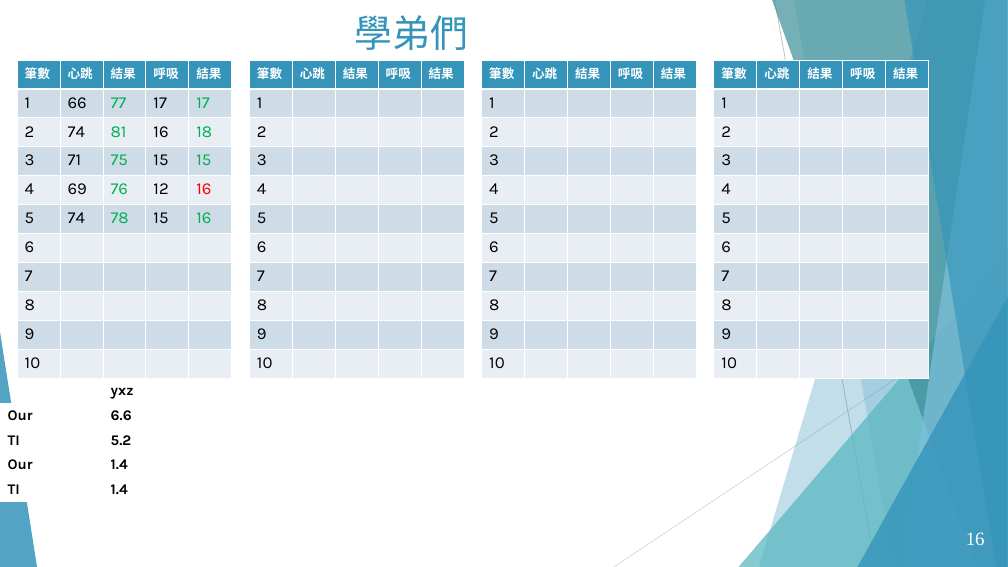
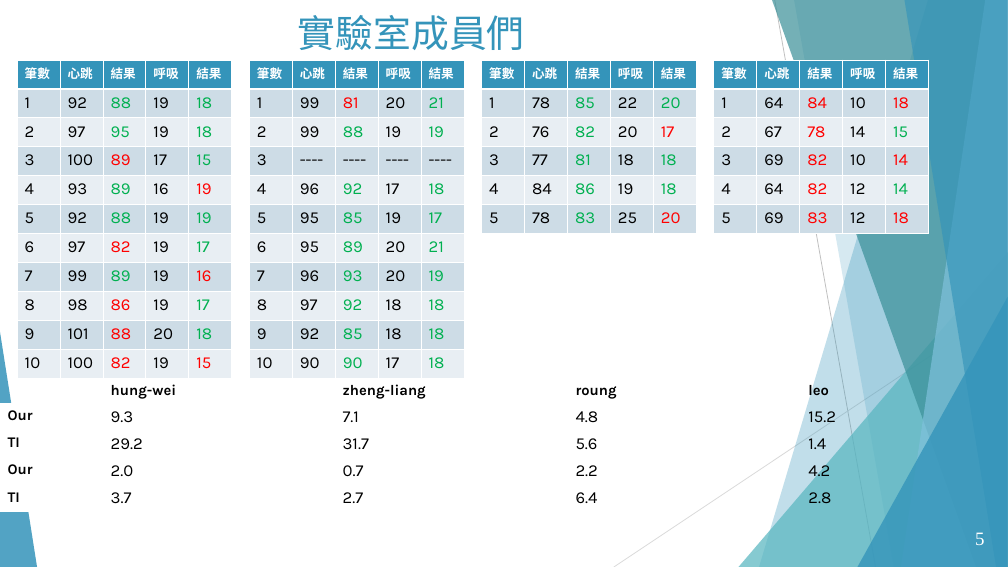
Before and after one commit to ananzeng/mmwave_vsd, a slide deck: slide 5 of 資料庫分析.pptx (slide 16 before the commit). Drawn at 1008x567 pixels with LibreOffice and Linux fonts; fonts in the diff are those of the drawing; background and template pictures are left out. Boxes give left, top, right and bottom in pixels: in the first picture for what was removed or moved away, otherwise in the second. Text is boxed around its words. In the diff, an @@ line names an element or a change of style, - is before the commit and + after.

```diff
--- a/資料庫分析.pptx
+++ b/資料庫分析.pptx
@@ title at <box>298,15,525,50</box>: text changed @@
-學弟們
+實驗室成員們
@@ table at <box>17,60,233,378</box> @@
-row 2: 1 | 66 | 77 | 17 | 17
+row 2: 1 | 92 | 88 | 19 | 18
-row 3: 2 | 74 | 81 | 16 | 18
+row 3: 2 | 97 | 95 | 19 | 18
-row 4: 3 | 71 | 75 | 15 | 15
+row 4: 3 | 100 | 89 | 17 | 15
-row 5: 4 | 69 | 76 | 12 | 16
+row 5: 4 | 93 | 89 | 16 | 19
-row 6: 5 | 74 | 78 | 15 | 16
+row 6: 5 | 92 | 88 | 19 | 19
-row 7: 6 |  |  |  | 
+row 7: 6 | 97 | 82 | 19 | 17
-row 8: 7 |  |  |  | 
+row 8: 7 | 99 | 89 | 19 | 16
-row 9: 8 |  |  |  | 
+row 9: 8 | 98 | 86 | 19 | 17
-row 10: 9 |  |  |  | 
+row 10: 9 | 101 | 88 | 20 | 18
-row 11: 10 |  |  |  | 
+row 11: 10 | 100 | 82 | 19 | 15
@@ table at <box>250,60,465,378</box> @@
-row 2: 1 |  |  |  | 
+row 2: 1 | 99 | 81 | 20 | 21
-row 3: 2 |  |  |  | 
+row 3: 2 | 99 | 88 | 19 | 19
-row 4: 3 |  |  |  | 
+row 4: 3 | ---- | ---- | ---- | ----
-row 5: 4 |  |  |  | 
+row 5: 4 | 96 | 92 | 17 | 18
-row 6: 5 |  |  |  | 
+row 6: 5 | 95 | 85 | 19 | 17
-row 7: 6 |  |  |  | 
+row 7: 6 | 95 | 89 | 20 | 21
-row 8: 7 |  |  |  | 
+row 8: 7 | 96 | 93 | 20 | 19
-row 9: 8 |  |  |  | 
+row 9: 8 | 97 | 92 | 18 | 18
-row 10: 9 |  |  |  | 
+row 10: 9 | 92 | 85 | 18 | 18
-row 11: 10 |  |  |  | 
+row 11: 10 | 90 | 90 | 17 | 18
@@ table at <box>482,60,697,234</box> @@
-row 2: 1 |  |  |  | 
-row 3: 2 |  |  |  | 
-row 4: 3 |  |  |  | 
-row 5: 4 |  |  |  | 
-row 6: 5 |  |  |  | 
-row 7: 6 |  |  |  | 
-row 8: 7 |  |  |  | 
-row 9: 8 |  |  |  | 
-row 10: 9 |  |  |  | 
-row 11: 10 |  |  |  | 
+row 2: 1 | 78 | 85 | 22 | 20
+row 3: 2 | 76 | 82 | 20 | 17
+row 4: 3 | 77 | 81 | 18 | 18
+row 5: 4 | 84 | 86 | 19 | 18
+row 6: 5 | 78 | 83 | 25 | 20
@@ table at <box>714,60,929,234</box> @@
-row 2: 1 |  |  |  | 
-row 3: 2 |  |  |  | 
-row 4: 3 |  |  |  | 
-row 5: 4 |  |  |  | 
-row 6: 5 |  |  |  | 
-row 7: 6 |  |  |  | 
-row 8: 7 |  |  |  | 
-row 9: 8 |  |  |  | 
-row 10: 9 |  |  |  | 
-row 11: 10 |  |  |  | 
+row 2: 1 | 64 | 84 | 10 | 18
+row 3: 2 | 67 | 78 | 14 | 15
+row 4: 3 | 69 | 82 | 10 | 14
+row 5: 4 | 64 | 82 | 12 | 14
+row 6: 5 | 69 | 83 | 12 | 18
@@ table at <box>0,378,929,514</box> @@
-row 1:  | yxz |  |  | 
+row 1:  | hung-wei | zheng-liang | roung | leo
-row 2: Our | 6.6 |  |  | 
+row 2: Our | 9.3 | 7.1 | 4.8 | 15.2
-row 3: TI | 5.2 |  |  | 
+row 3: TI | 29.2 | 31.7 | 5.6 | 1.4
-row 4: Our | 1.4 |  |  | 
+row 4: Our | 2.0 | 0.7 | 2.2 | 4.2
-row 5: TI | 1.4 |  |  | 
+row 5: TI | 3.7 | 2.7 | 6.4 | 2.8
@@ page number at <box>975,532,984,545</box>: text changed @@
-16
+5
@@ page number at <box>979,533,984,544</box>: text changed @@
-16
+5
```
Also in this commit, not shown: 6 other slides changed, 3 slides added, 8 slides removed, 2 other files.
